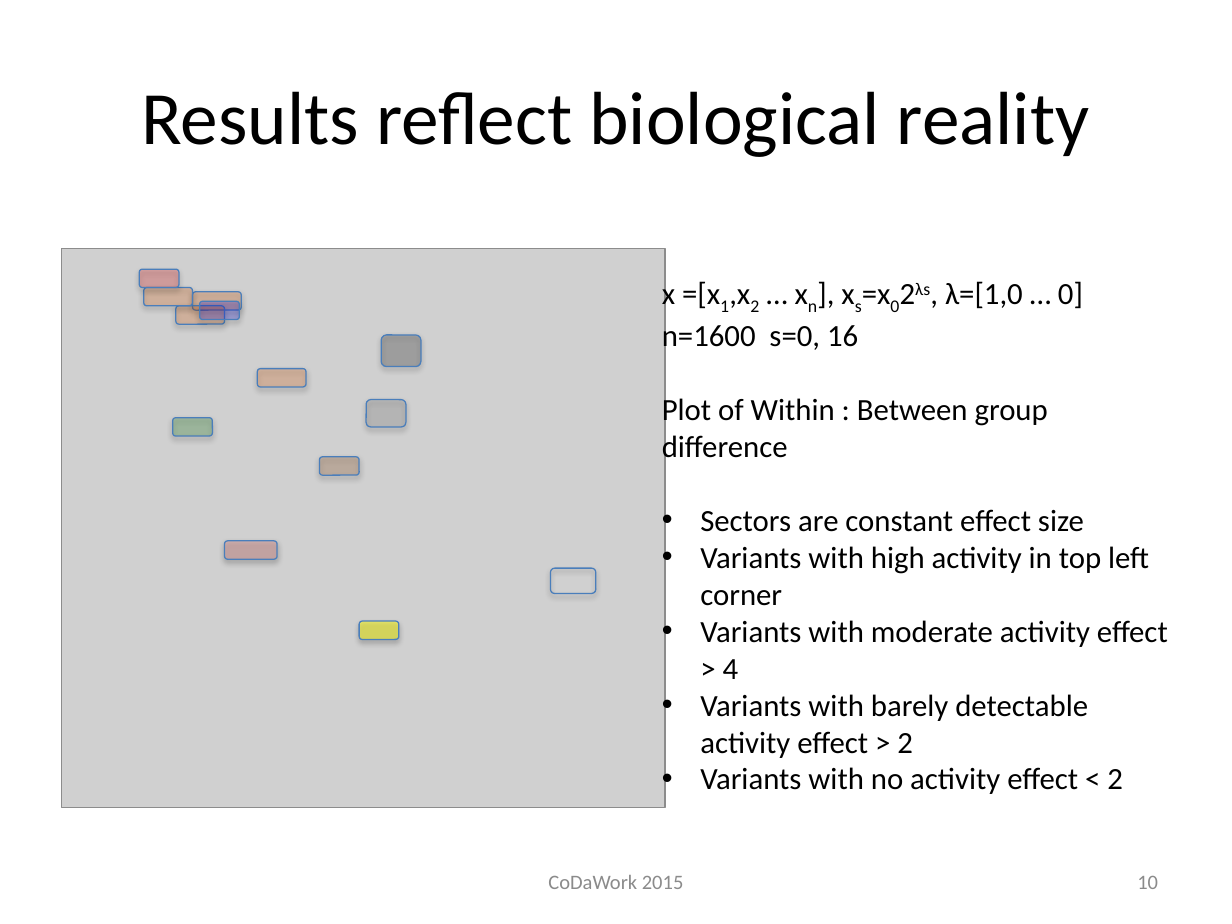
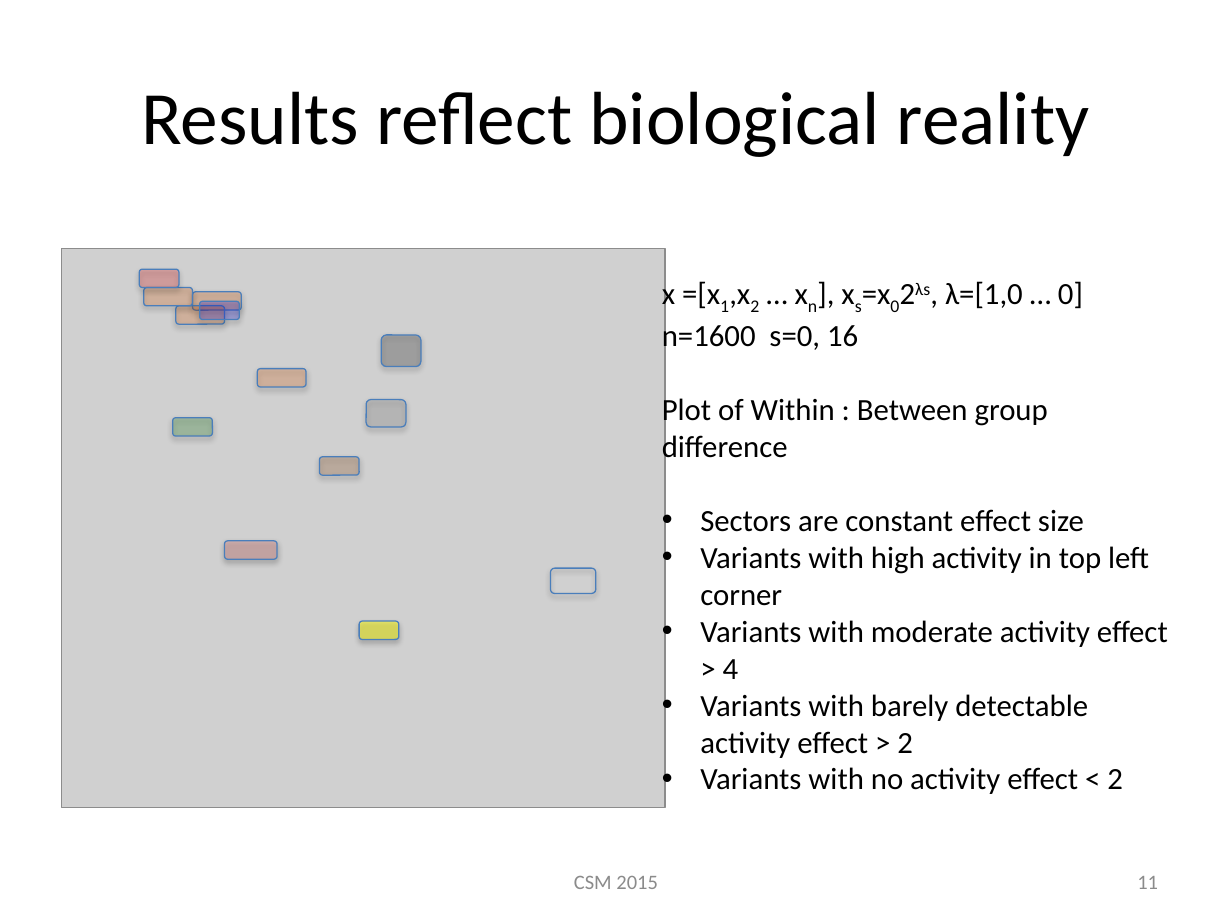
Before and after one commit to ggloor/compositions, a slide deck: slide 11 of CSM_2015_r.pptx (slide 10 before the commit). Drawn at 1232x924 pixels with LibreOffice and Linux fonts; fonts in the diff are those of the drawing; grey boxes stand for pictures. Boxes give left, top, right and bottom in pixels: in the first picture for what was removed or moved away, otherwise in the second. Text is boxed around its words. In the diff, an @@ line names an element or a change of style, - is before the commit and + after.

```diff
--- a/CSM_2015_r.pptx
+++ b/CSM_2015_r.pptx
@@ text at box(574, 876, 658, 889): text changed @@
-CoDaWork 2015
+CSM 2015
@@ page number at box(1137, 876, 1158, 889): text changed @@
-10
+11
```
Also in this commit, not shown: 10 other slides changed, 1 slide added, 1 slide removed.
